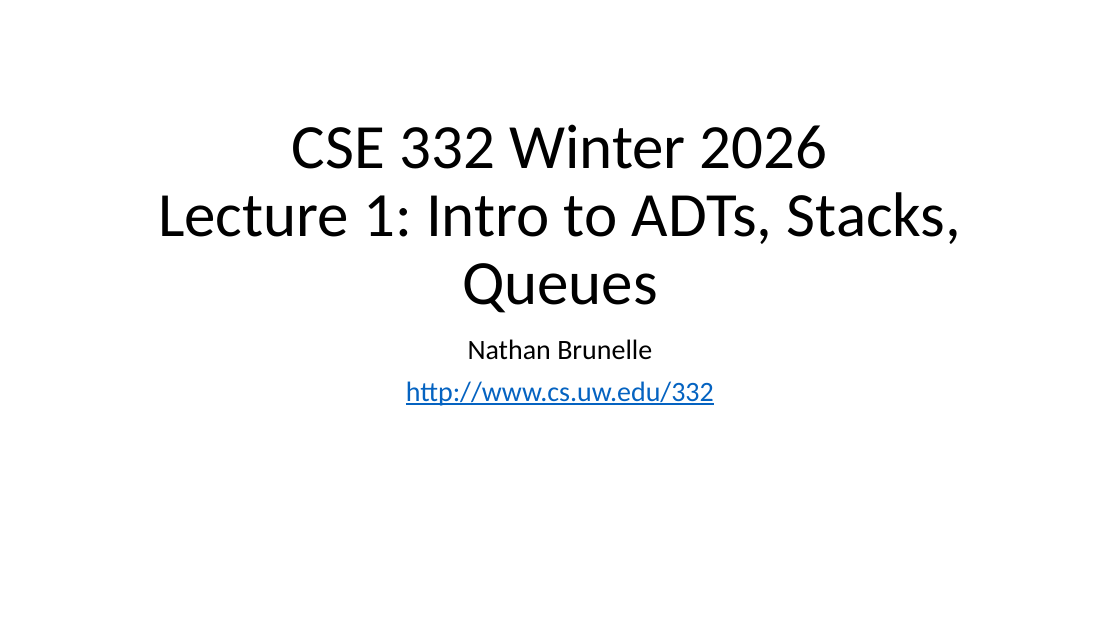
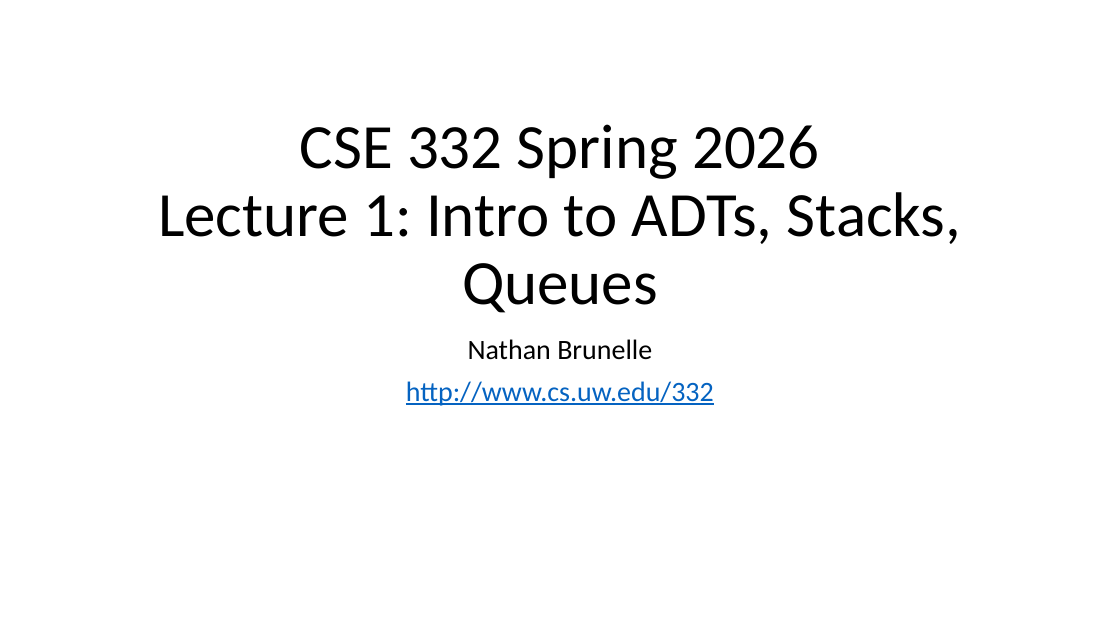
Before and after one commit to natebrunelle/cse332, a slide deck: slide 1 of markdown/files/slides/lecture1_intro.pptx. Drawn at 1120x630 pixels with LibreOffice and Linux fonts; fonts in the diff are those of the drawing. Boxes give left, top, right and bottom in pixels: in the first picture for what was removed or moved away, otherwise in the second. Text is boxed around its words. In the diff, an @@ line names an element or a change of style, - is before the commit and + after.

```diff
--- a/markdown/files/slides/lecture1_intro.pptx
+++ b/markdown/files/slides/lecture1_intro.pptx
@@ title at (158, 124, 961, 313): text changed @@
-CSE 332 Winter 2026
-Lecture 1: Intro to ADTs, Stacks, Queues
+CSE 332 Spring 2026
+Lecture 1: Intro to ADTs, Stacks, Queues
```
Also in this commit, not shown: 3 other slides changed, 7 other files.
